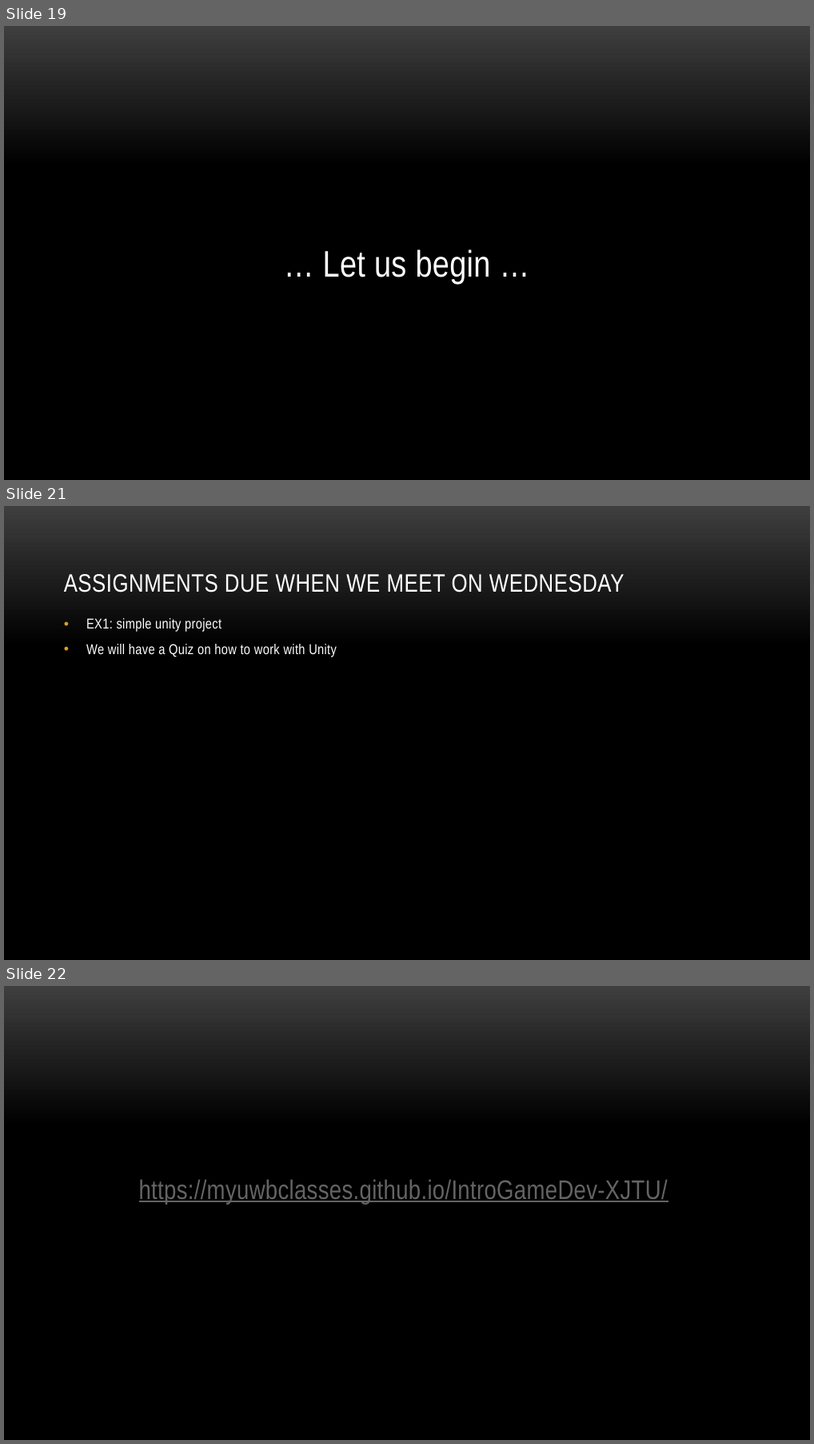
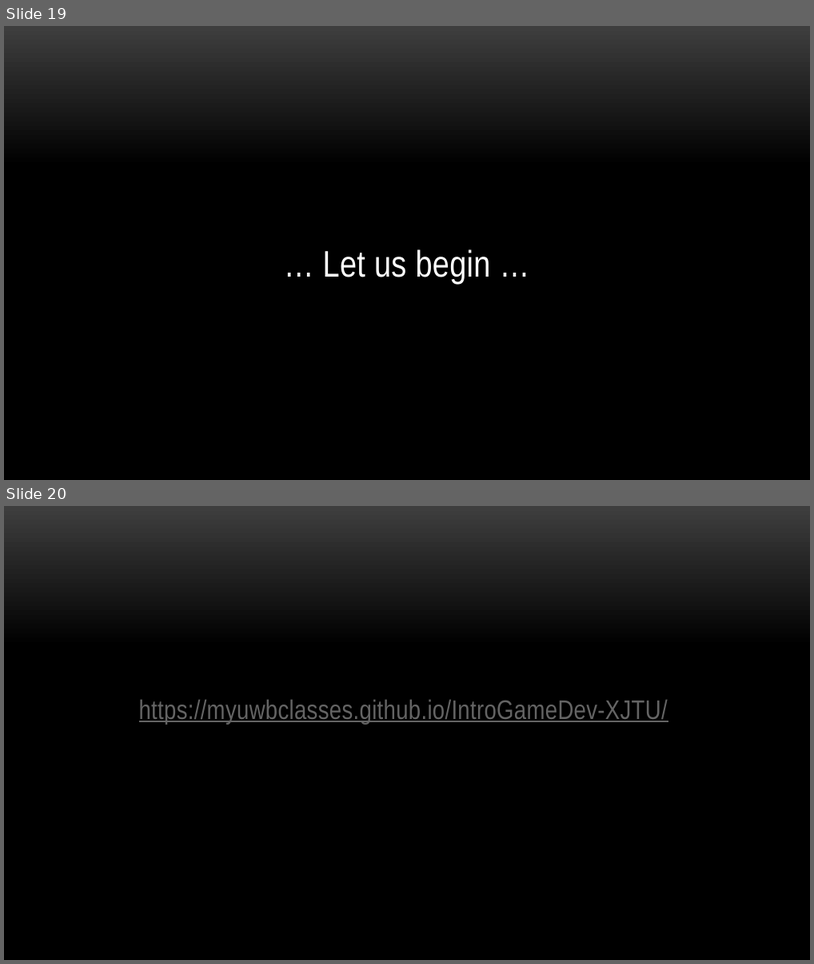
Before and after one commit to myuwbclasses/IntroGameDev-XJTU, a slide deck: PPT/Intro.pptx. Shown one above the other, each under a label of ours: slides 19, 21 and 22 before the commit, slides 19 and 20 after it; the slides between them are not shown. The pictures are 814x1444 and 814x964 pixels, drawn with LibreOffice and Linux fonts; fonts in the diff are those of the drawing; background and template pictures are left out. Boxes give left, top, right and bottom in pixels: in the first picture for what was removed or moved away, otherwise in the second. Text is boxed around its words. In the diff, an @@ line names an element or a change of style, - is before the commit and + after.

```diff
--- a/PPT/Intro.pptx
+++ b/PPT/Intro.pptx
@@ slide 21 removed at box(4, 506, 810, 960), background picture (left out) @@
@@ title removed at box(64, 574, 625, 592) @@
-ASSIGNMENTS DUE WHEN WE MEET ON WEDNESDAY
@@ text removed at box(86, 618, 337, 657) @@
-• EX1: simple unity project
-• We will have a Quiz on how to work with Unity
@@ what was slide 22 is now slide 20 @@
```
Also in this commit, not shown: 3 slides changed, 1 other slide removed, 7 other files.
